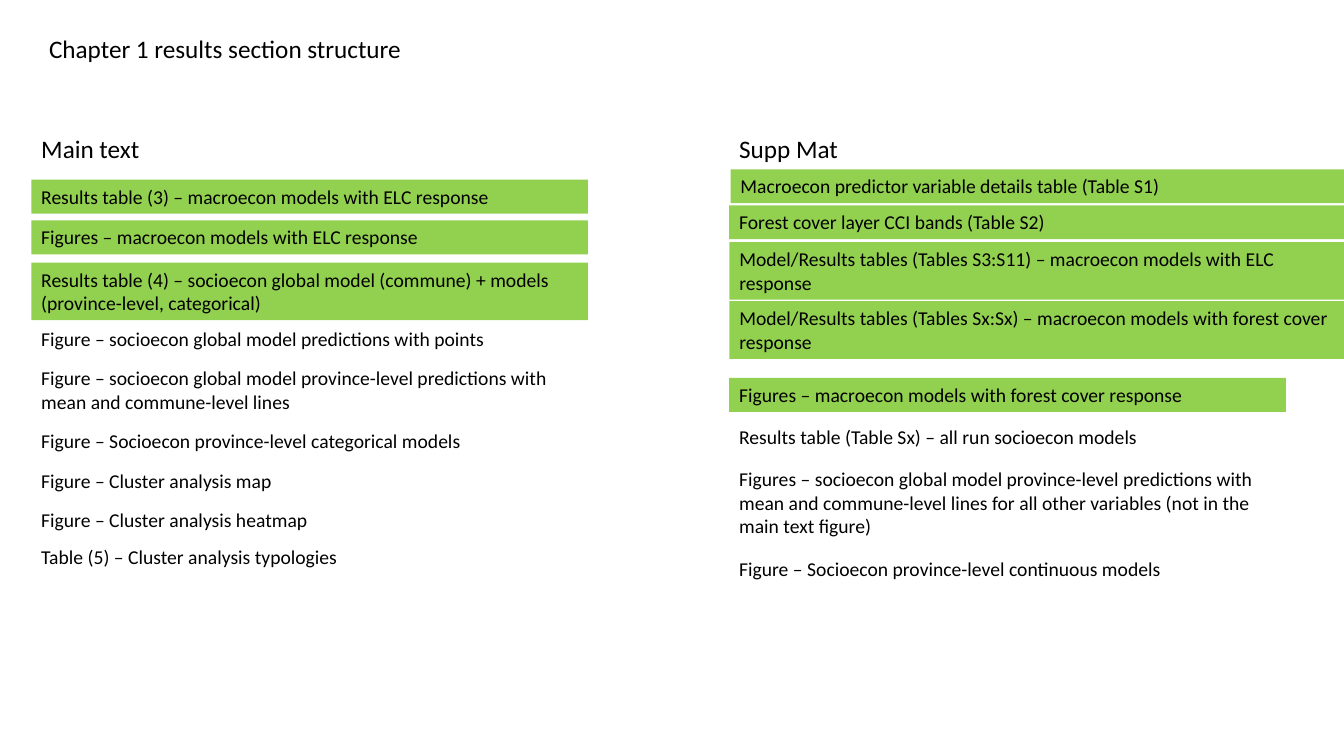
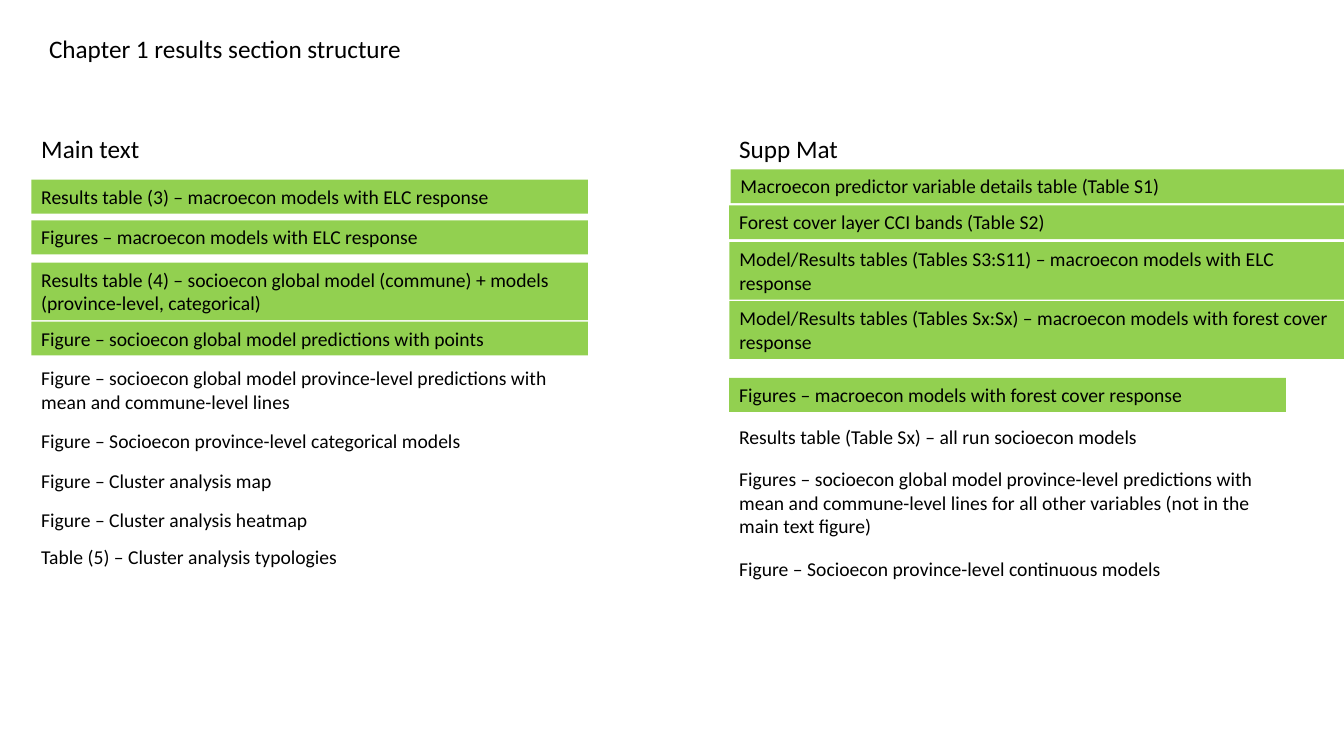
Before and after one commit to mattnuttall00/PhD_Chapter1, a slide deck: slide 1 of Write up/tables_figures_structure.pptx. Drawn at 1344x756 pixels with LibreOffice and Linux fonts; fonts in the diff are those of the drawing. Boxes give left, top, right and bottom in pixels: in the first picture for what was removed or moved away, otherwise in the second. Text is boxed around its words. In the diff, an @@ line names an element or a change of style, - is before the commit and + after.

Commit message:
Updated results powerpoint

```diff
--- a/Write up/tables_figures_structure.pptx
+++ b/Write up/tables_figures_structure.pptx
@@ rectangle "Figure – socioecon global model ...": place and size @@
-rectangle "Figure – socioecon global model ..." at (41, 332, 484, 350)
+rectangle "Figure – socioecon global model ..." at (31, 322, 588, 356)
@@ rectangle "Figure – socioecon global model ..." at (31, 322, 588, 356): fill none to #92D050 @@
```
